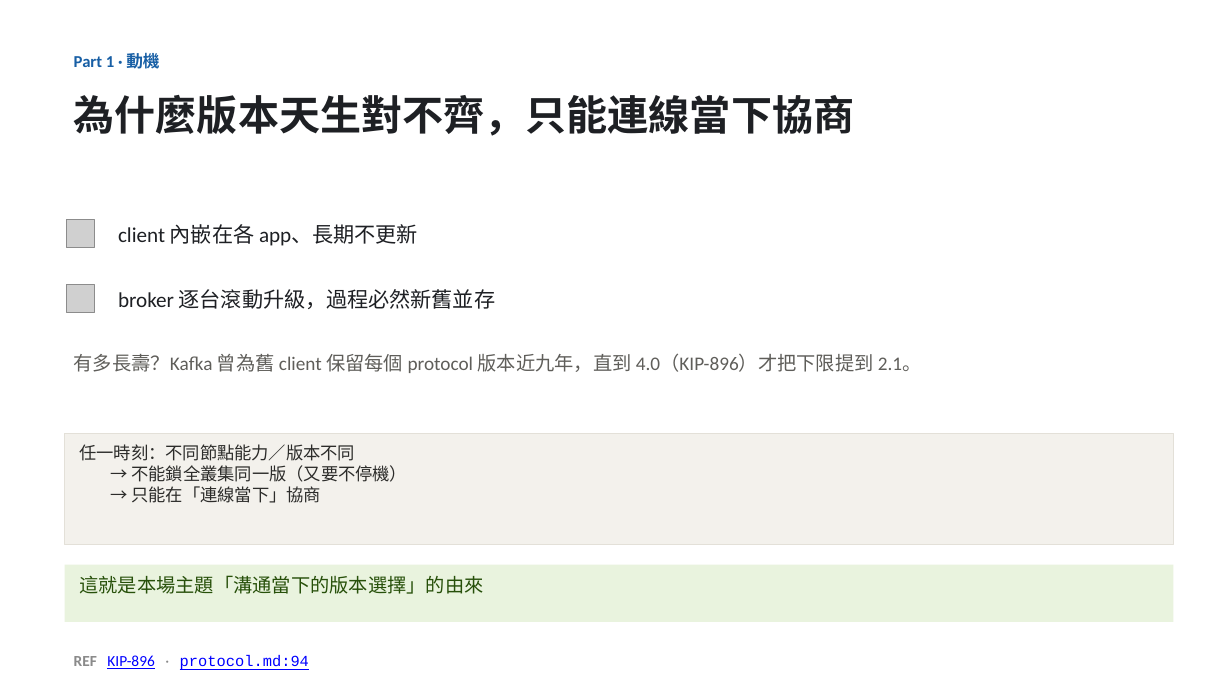
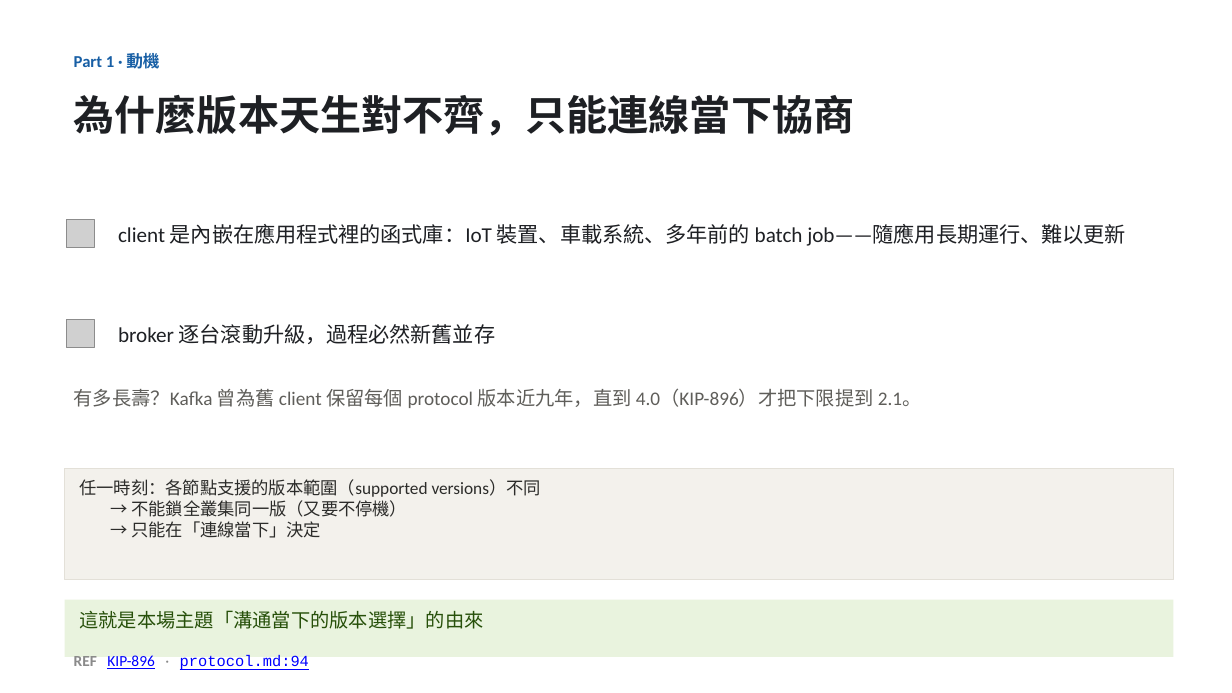
Before and after one commit to unknowntpo/kafka, a slide deck: slide 4 of study/version-control/kafka-version-negotiation.pptx. Drawn at 1232x693 pixels with LibreOffice and Linux fonts; fonts in the diff are those of the drawing; grey boxes stand for pictures. Boxes give left, top, right and bottom in pixels: in the first picture for what was removed or moved away, otherwise in the second. Text is boxed around its words. In the diff, an @@ line names an element or a change of style, - is before the commit and + after.

Commit message:
study(version-control): 套用 Eric round-2 review（10 條）＋修正一個事實錯誤
- 重大更正：replication 路徑不送 ApiVersionsRequest（BrokerBlockingSender discoverBrokerVersions=false）；
  broker→controller/KRaft 為 true——原「三條線都先握手」陳述有誤，deck/outline/rpc doc 同步更正
- 術語精確化：不用「握手」（非 Kafka 用語）改「送 ApiVersionsRequest 查詢」；「能力世代」→ finalized feature level；
  「能力」→ supported versions；「複製」→ partition replication；「自刻」→ 繞過協商直接送出；「關線」→ 關閉連線
- 點題改「生產環境資料主幹道不能停機」；動機 client 例子具體化（IoT/車載/batch job）
- 截斷 2.1 標明雙向要求；隨堂考正解補「ApiVersions 為何是例外」的解釋
- review 記錄存 review-eric-round2.md

```diff
--- a/study/version-control/kafka-version-negotiation.pptx
+++ b/study/version-control/kafka-version-negotiation.pptx
@@ text at <box>118,224,1126,246</box>: text changed @@
-client 內嵌在各 app、長期不更新
+client 是內嵌在應用程式裡的函式庫：IoT 裝置、車載系統、多年前的 batch job——隨應用長期運行、難以更新
@@ 2 texts, 2 rectangles, 1 picture: place and size @@
-2 texts, 2 rectangles, 1 picture at <box>65,285,1174,622</box>
+2 texts, 2 rectangles, 1 picture at <box>65,320,1174,657</box>
@@ text in rectangle at <box>79,479,541,497</box>: text changed @@
-任一時刻：不同節點能力／版本不同
+任一時刻：各節點支援的版本範圍（supported versions）不同
@@ text in rectangle at <box>131,521,321,538</box>: text changed @@
-→ 只能在「連線當下」協商
+→ 只能在「連線當下」決定
```
Also in this commit, not shown: 10 other slides changed, 10 other files.
